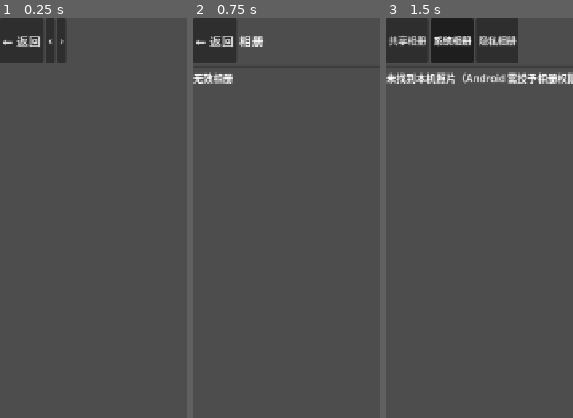
Above: before the commit, frames 1-3 (left to right).
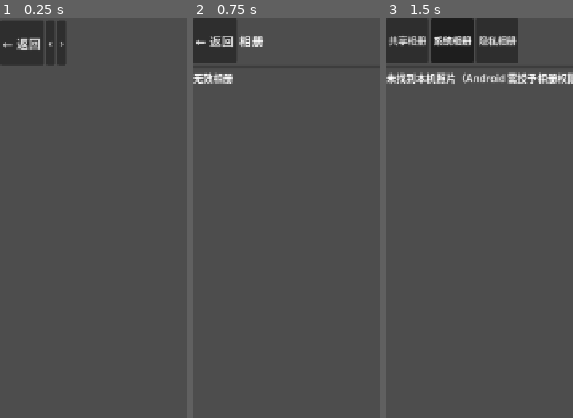
Above: after the commit, the same moments.

Repository: deminzhang/hongni
Game: Godot game, scene res://scenes/viewer.tscn
The game is run twice, just before and just after one commit, with the same random seed, the same clock (stepped at 60 frames per second) and the same inputs. This scene is started directly instead of the project's main scene.
Inputs:
- Up to frame 1 (0.25 s): no input
- Up to frame 2 (0.75 s): click "← 返回" at 0.5 s
- Up to frame 3 (1.5 s): click "← 返回" at 1.25 s
The pictures show only the part of the screen within x 0-50%, y 0-50%; the shares and areas given below are measured in that part.

The runs differ from the first frame. In frame 1, 0.8% of the frame differs, in the area x 0-35%, y 0-12%; in frame 2, nothing differs; in frame 3, nothing differs.

Commit message:
手机刘海，

Diff:
--- a/app/scripts/album_view.gd
+++ b/app/scripts/album_view.gd
@@ -12,6 +12,7 @@
 ## aggregates trunk members); api.current_device_bucket set means a device album.
 
 const ASSET_MENU := preload("res://scripts/asset_menu.gd")
+const SAFE_AREA := preload("res://scripts/safe_area.gd")
 
 const THUMB_SIZE := 140
 # Touch height of the top-bar 返回 (~48dp once the 600px base is scaled up).
@@ -98,6 +99,8 @@
 	var root := VBoxContainer.new()
 	root.set_anchors_and_offsets_preset(Control.PRESET_FULL_RECT)
 	add_child(root)
+	# 刘海 / 屏幕圆角：整个界面下移到安全区以下，顶栏两端不再被切（桌面留 0）。
+	SAFE_AREA.apply(root)
 
 	# --- Top bar ---
 	var top := HBoxContainer.new()
--- a/app/scripts/albums.gd
+++ b/app/scripts/albums.gd
@@ -28,13 +28,20 @@
 # Only for its static dropdown-sizing helper: the move picker must measure names
 # the same way the asset menu's does, and that logic lives in one place.
 const ASSET_MENU := preload("res://scripts/asset_menu.gd")
+const SAFE_AREA := preload("res://scripts/safe_area.gd")
 const VIDEO := "视频"
 const VIDEO_FILTER := "videos"
 const TRUNK_COLUMNS := 2
-# Card is just the preview icon (mostly) plus a single-line name label. Width is
-# what caps this: 2 columns + the 16px h_separation must fit the 600px base
-# viewport (592 of 600).
-const CARD_SIZE := Vector2(288, 276)
+# Space between two cards; the cards divide the screen width minus this (and the
+# grid's scrollbar) between themselves, so a row always fits the real screen.
+const CARD_SEPARATION := 16
+# Card shape, as fractions of the card's width: a square cover box with the name
+# row under it (the 288x276 card this replaces described the cover alone, and a
+# device cover — a square centre-crop — was what set the card's real height).
+# Every cover is scaled to fit inside that box, so a square one fills the card
+# the way it always did and a wide one is letterboxed like the photo grid.
+const CARD_COVER_RATIO := 1.0
+const CARD_NAME_RATIO := 0.15
 # Top-bar icon buttons (+ / ⋮): square touch targets sized like 返回.
 const TOP_BTN_SIZE := Vector2(72, 72)
 # Device card covers decoded per frame on Android (the plugin bridge decodes on
@@ -89,6 +96,8 @@
 	# off instead of always resetting to 共享相册.
 	current_trunk = _restore_trunk()
 	_build_ui()
+	# 旋转 / 改窗口大小后列宽会变:两列仍然要铺满,卡片高度跟着重算。
+	get_viewport().size_changed.connect(_on_viewport_resized)
 	_sync_trunk_state()
 	Cache.enforce_cache()
 	_reload_context.call_deferred()
@@ -122,7 +131,7 @@
 		var cover: Dictionary = _thumb_queue.pop_front()
 		var key := DeviceMedia.key_of(cover)
 		if _device_cards.has(key):
-			_apply_device_card_thumb(key, DeviceMedia.decode_thumb_now(cover, int(CARD_SIZE.x)))
+			_apply_device_card_thumb(key, DeviceMedia.decode_thumb_now(cover, _card_width()))
 		budget -= 1
 
 
@@ -130,6 +139,8 @@
 	var root := VBoxContainer.new()
 	root.set_anchors_and_offsets_preset(Control.PRESET_FULL_RECT)
 	add_child(root)
+	# 刘海 / 屏幕圆角：整个界面下移到安全区以下，顶栏两端不再被切（桌面留 0）。
+	SAFE_AREA.apply(root)
 
 	# --- Top bar: the three parallel trunks, then the album actions on the right ---
 	var top := HBoxContainer.new()
@@ -185,8 +196,8 @@
 	card_grid = GridContainer.new()
 	card_grid.columns = TRUNK_COLUMNS
 	card_grid.size_flags_horizontal = Control.SIZE_EXPAND_FILL
-	card_grid.add_theme_constant_override("h_separation", 16)
-	card_grid.add_theme_constant_override("v_separation", 16)
+	card_grid.add_theme_constant_override("h_separation", CARD_SEPARATION)
+	card_grid.add_theme_constant_override("v_separation", CARD_SEPARATION)
 	card_scroll.add_child(card_grid)
 
 	# --- Long-press context menu (album rename/delete) ---
@@ -391,10 +402,55 @@
 	return {}
 
 
+## Logical width of one card on the screen in front of us: the two columns plus
+## the grid's own separation split the width the device reports — 600 units on
+## the 600x1280 base viewport, more on a tablet or a landscape window. The cards
+## are handed their width by the grid (both columns expand, so the row also fits
+## when the scrollbar is out); this is what a cover is decoded at and what the
+## card's height follows.
+func _card_width() -> int:
+	var vw := get_viewport_rect().size.x
+	return maxi(1, int(floorf((vw - CARD_SEPARATION * float(TRUNK_COLUMNS - 1)) / float(TRUNK_COLUMNS))))
+
+
+## Card height for the current screen width, keeping the card's shape instead of
+## its exact pixels: a wide screen gets a proportionally taller card (and the
+## square cover box with it), not a squashed one.
+func _card_height() -> float:
+	return roundf(float(_card_width()) * (CARD_COVER_RATIO + CARD_NAME_RATIO))
+
+
+## One album card. Its width is the grid's to hand out — which is what keeps a
+## cover from deciding the layout at all: covers are decoded at the phone's real
+## pixels (DeviceMedia.thumb_px) and `expand_icon` draws them scaled into
+## whatever space the card has, so a big cover can no longer widen its column and
+## push the second card off-screen. The name is clipped rather than allowed to
+## widen the cell (long device album names), and the height is the only part of
+## the size the card has to state itself.
+func _make_card(text: String) -> Button:
+	var btn := Button.new()
+	btn.text = text
+	btn.expand_icon = true
+	btn.clip_text = true
+	btn.size_flags_horizontal = Control.SIZE_EXPAND_FILL
+	btn.custom_minimum_size = Vector2(0, _card_height())
+	btn.icon_alignment = HORIZONTAL_ALIGNMENT_CENTER
+	btn.vertical_icon_alignment = VERTICAL_ALIGNMENT_TOP
+	return btn
+
+
+## A rotation or a window resize changes the column width: re-measure the cards
+## so their shape follows (the covers are drawn scaled, so they follow by
+## themselves — no re-decode needed).
+func _on_viewport_resized() -> void:
+	var size := Vector2(0, _card_height())
+	for c in card_grid.get_children():
+		if c is Control:
+			(c as Control).custom_minimum_size = size
+
+
 func _add_card(label: String, album_id: int, cover_id: int = 0, filter: String = "all") -> void:
-	var btn := Button.new()
-	btn.custom_minimum_size = CARD_SIZE
-	btn.text = label
+	var btn := _make_card(label)
 	btn.set_meta("album_id", album_id)
 	btn.set_meta("album_name", label)
 	btn.set_meta("album_filter", filter)
@@ -441,10 +497,13 @@
 		return
 	var img := Image.new()
 	if img.load_jpg_from_buffer(body) == OK:
-		img.resize(int(CARD_SIZE.x), int(CARD_SIZE.y * 0.88), Image.INTERPOLATE_BILINEAR)
+		# 服务端按 512px 存缩略图,这里只按「屏幕上实际显示多大」降采样(和本机
+		# 缩略图同一条规则),够小的图原样交给 GPU 放大;等比缩放,不再压扁照片
+		# ——卡片高度由屏幕决定,照片比例不能跟着变。
+		var px := DeviceMedia.thumb_px(_card_width())
+		if img.get_width() > px:
+			img.resize(px, maxi(1, int(round(float(px) * float(img.get_height()) / float(img.get_width())))), Image.INTERPOLATE_BILINEAR)
 		btn.icon = ImageTexture.create_from_image(img)
-		btn.icon_alignment = HORIZONTAL_ALIGNMENT_CENTER
-		btn.vertical_icon_alignment = VERTICAL_ALIGNMENT_TOP
 
 
 ## Thumbnail bytes for one asset id: the local cache first, then the server when
@@ -487,9 +546,7 @@
 ## a cloud trunk — 全部/视频 are virtual aggregations and stay tap-only, as does
 ## the album itself being the device's own.
 func _add_device_card(bucket_id: String, name: String, count: int, cover, album_card := false) -> void:
-	var btn := Button.new()
-	btn.custom_minimum_size = CARD_SIZE
-	btn.text = name
+	var btn := _make_card(name)
 	btn.tooltip_text = "%d 项" % count
 	btn.set_meta("album_name", name)
 	if album_card:
@@ -504,13 +561,16 @@
 	if not _device_cards.has(key):
 		_device_cards[key] = []
 	_device_cards[key].append(btn)
-	var img := DeviceMedia.cached_thumb(cover, int(CARD_SIZE.x))
+	# 本机缩略图按屏幕上的实际大小解码(手机上物理像素更大),缓存文件名跟着
+	# 尺寸走;卡片用 expand_icon 缩放显示,所以这张图多大都不会撑开列宽。
+	var size := _card_width()
+	var img := DeviceMedia.cached_thumb(cover, size)
 	if img.get_width() > 0:
 		_apply_device_card_thumb(key, img)
 	elif DeviceMedia.decodes_in_caller():
 		_thumb_queue.append(cover)
 	else:
-		DeviceMedia.queue_thumb(cover, int(CARD_SIZE.x))
+		DeviceMedia.queue_thumb(cover, size)
 
 
 func _apply_device_card_thumb(key: String, img: Image) -> void:
--- /dev/null
+++ b/app/scripts/safe_area.gd
@@ -0,0 +1,51 @@
+extends RefCounted
+## 真机（Android）的屏幕安全区：应用是全屏（沉浸式）的，画面铺满整屏，于是刘海 /
+## 挖孔与屏幕左右上角的圆角都压在顶栏上——顶栏两端正好落在圆角里被切掉。这里把
+## 系统报的安全区高度留出来，根容器整体下移，内容就落到了圆角以下。
+##
+## 参考 lingwang 的 `Scenes/UI/ui_main.gd::_apply_safe_area`（那里是 NotchBar 垫高
+## 加 `SafeAreaContent.offset_top = top`），两处不同：
+##   - 系统报的是**物理像素**，而布局用的是画布单位（600 宽的基准视口，见
+##     ARCHITECTURE「界面缩放」），所以要先按 `DeviceMedia.display_scale()` 折算，
+##     否则 1200 万像素的手机上会多留一倍（lingwang 那边是直接 clamp 到 36 兜住的）。
+##   - 桌面（编辑器 / 本地跑）不留：窗口的边和屏幕的边不是一回事，`get_display_safe_area`
+##     在桌面上给的是**屏幕**可用区（任务栏那块），拿来当窗口偏移会莫名其妙。
+##
+## 用法：建完铺满全屏的根容器后 `SAFE_AREA.apply(root)`。
+
+## 屏幕上没有挖孔（只有圆角）时 Android 报的安全区是 0，圆角照样切顶栏两端，所以
+## 真机至少留这一条。取 36 与 lingwang 的上限同一个数：600 宽的画布上是 6%，在
+## 华为 P50（1224 宽）上是 73 物理像素 ≈ 25dp，够躲开圆角半径与状态栏。
+const MIN_TOP := 36.0
+
+
+## 顶栏要让开的高度（画布单位），0 = 不用让。
+static func top_inset() -> float:
+	var mobile := OS.get_name() == "Android"
+	var safe_top := 0.0
+	if mobile:
+		safe_top = float(DisplayServer.get_display_safe_area().position.y)
+	return band(safe_top, DeviceMedia.display_scale(), mobile)
+
+
+## 安全区高度（物理像素）折成画布单位。拆出来是为了数值得以离开真机验证。
+static func band(safe_top_px: float, scale: float, mobile: bool) -> float:
+	if not mobile or scale <= 0.0:
+		return 0.0
+	return maxf(MIN_TOP, safe_top_px / scale)
+
+
+## 把一个铺满全屏的根容器压到安全区以下（它得是上边锚在 0 的 Control：偏移加在
+## 上锚点上，下边跟着锚点走，底部的操作行不会被顶出屏幕）。
+static func apply(root: Control) -> void:
+	_snap(root)
+	# Android 的窗口 inset 是首次布局之后才派发的，而场景的 _ready 可能赶在它前面
+	# （那一帧只量到 MIN_TOP，高刘海的机器会留不够），所以下一帧再量一次。之后
+	# 只有分屏 / 改窗口大小会让缩放比变，交给 resized（同一个值时不会再触发）。
+	_snap.call_deferred(root)
+	root.resized.connect(_snap.bind(root))
+
+
+static func _snap(root: Control) -> void:
+	if is_instance_valid(root):
+		root.offset_top = top_inset()
--- a/app/scripts/settings.gd
+++ b/app/scripts/settings.gd
@@ -4,6 +4,8 @@
 ## storage policy.
 
 enum NodeStatus { UNKNOWN, OK, FAIL }
+
+const SAFE_AREA := preload("res://scripts/safe_area.gd")
 
 # Touch height of the top-bar 返回: at the stretch scale (screen width / 600) this
 # lands at ~48dp on a phone, the Android minimum for a finger target.
@@ -55,6 +57,8 @@
 	root.set_anchors_and_offsets_preset(Control.PRESET_FULL_RECT)
 	root.horizontal_scroll_mode = ScrollContainer.SCROLL_MODE_DISABLED
 	add_child(root)
+	# 刘海 / 屏幕圆角：整页下移到安全区以下，顶栏两端不再被切（桌面留 0）。
+	SAFE_AREA.apply(root)
 
 	var v := VBoxContainer.new()
 	v.size_flags_horizontal = Control.SIZE_EXPAND_FILL
--- a/app/scripts/trash.gd
+++ b/app/scripts/trash.gd
@@ -5,6 +5,7 @@
 ## trunk bin. 主相册 and 隐私 have independent bins (per-trunk provenance
 ## recorded at delete time).
 
+const SAFE_AREA := preload("res://scripts/safe_area.gd")
 const THUMB_SIZE := 140
 # Touch height of the top-bar 返回 (~48dp once the 600px base is scaled up).
 const BACK_BTN_H := 72
@@ -40,6 +41,8 @@
 	var root := VBoxContainer.new()
 	root.set_anchors_and_offsets_preset(Control.PRESET_FULL_RECT)
 	add_child(root)
+	# 刘海 / 屏幕圆角：整个界面下移到安全区以下，顶栏两端不再被切（桌面留 0）。
+	SAFE_AREA.apply(root)
 
 	var top := HBoxContainer.new()
 	root.add_child(top)
--- a/app/scripts/viewer.gd
+++ b/app/scripts/viewer.gd
@@ -57,11 +57,16 @@
 const EARLY_DEATH_MS := 2500
 
 const ASSET_MENU := preload("res://scripts/asset_menu.gd")
+const SAFE_AREA := preload("res://scripts/safe_area.gd")
 
 var top_bar: HBoxContainer
 var bottom_row: HBoxContainer
 var label_status: Label
 var texture_rect: TextureRect
+# Empty band above the top bar on a phone: the notch / rounded screen corners
+# must not cut the 返回 / ‹ / › buttons. Hidden with the rest of the chrome, so a
+# tap-to-hide still gives the picture the whole screen.
+var top_pad: Control
 var btn_delete: Button
 var btn_save: Button
 var btn_center_play: Button
@@ -123,6 +128,13 @@
 	# Swipes starting anywhere except buttons must reach _gui_input below.
 	root.mouse_filter = Control.MOUSE_FILTER_IGNORE
 	add_child(root)
+
+	# 刘海 / 屏幕圆角：垫在顶栏之上的空条，让 返回/‹/› 落到圆角以下；隐藏周边
+	# UI 时它跟着一起收起来，画面照旧铺满整屏。
+	top_pad = Control.new()
+	top_pad.custom_minimum_size = Vector2(0, SAFE_AREA.top_inset())
+	top_pad.mouse_filter = Control.MOUSE_FILTER_IGNORE
+	root.add_child(top_pad)
 
 	top_bar = HBoxContainer.new()
 	top_bar.mouse_filter = Control.MOUSE_FILTER_IGNORE
@@ -634,6 +646,7 @@
 func _set_chrome_visible(show: bool) -> void:
 	_chrome_visible = show
 	top_bar.visible = show
+	top_pad.visible = show
 	bottom_row.visible = show
 	label_status.visible = show
 	_refresh_transport()
Not shown, added: app/scripts/safe_area.gd.uid
Not shown, changed: ARCHITECTURE.md
